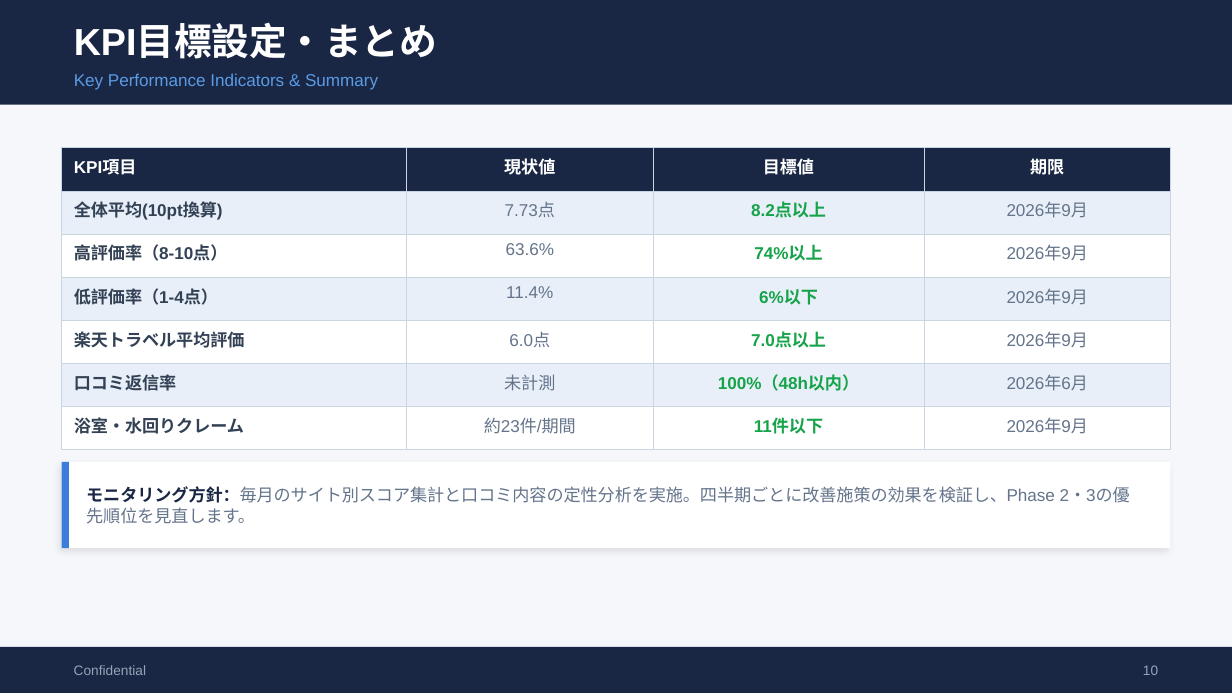
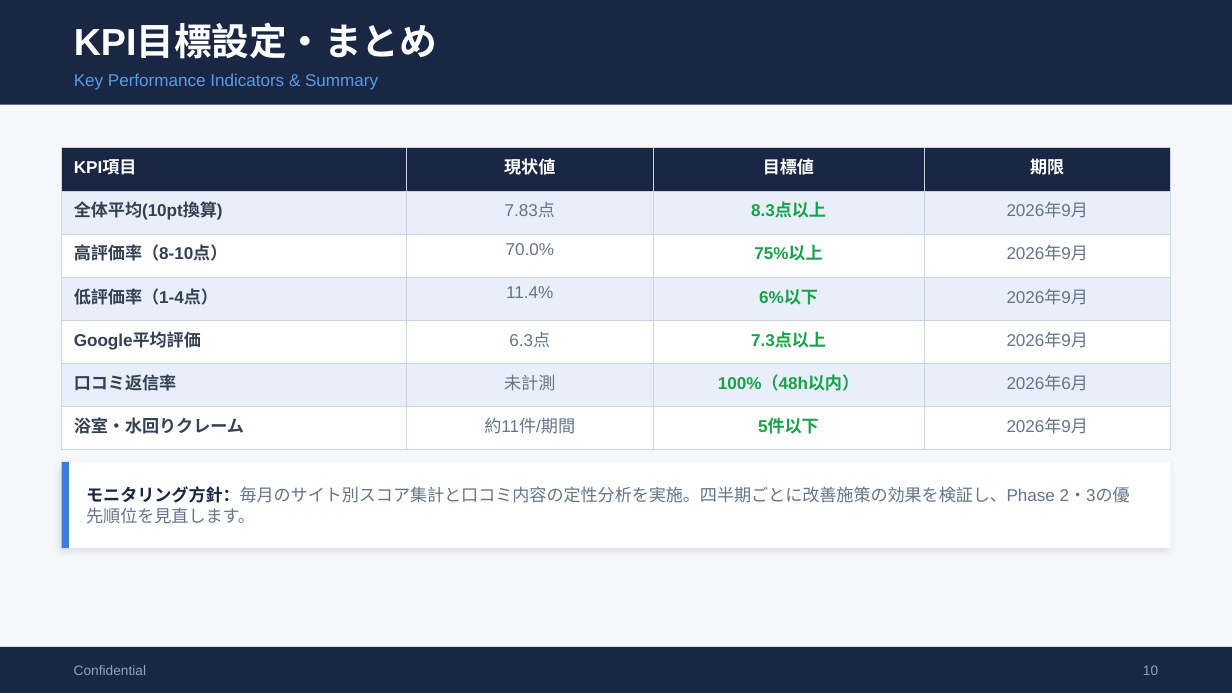
Before and after one commit to TAKAHASHIMITSUGU329/primechange-portal, a slide deck: slide 10 of 納品レポート/ホテル別レポート/comfort_hakata_口コミ分析レポート.pptx. Drawn at 1232x693 pixels with LibreOffice and Linux fonts; fonts in the diff are those of the drawing. Boxes give left, top, right and bottom in pixels: in the first picture for what was removed or moved away, otherwise in the second. Text is boxed around its words. In the diff, an @@ line names an element or a change of style, - is before the commit and + after.

```diff
--- a/納品レポート/ホテル別レポート/comfort_hakata_口コミ分析レポート.pptx
+++ b/納品レポート/ホテル別レポート/comfort_hakata_口コミ分析レポート.pptx
@@ table at (x1=62, y1=148, x2=1170, y2=438) @@
-row 2, column 2: 7.73点
+row 2, column 2: 7.83点
-row 2, column 3: 8.2点以上
+row 2, column 3: 8.3点以上
-row 3, column 2: 63.6%
+row 3, column 2: 70.0%
-row 3, column 3: 74%以上
+row 3, column 3: 75%以上
-row 5: 楽天トラベル平均評価 | 6.0点 | 7.0点以上 | 2026年9月
+row 5: Google平均評価 | 6.3点 | 7.3点以上 | 2026年9月
-row 7, column 2: 約23件/期間
+row 7, column 2: 約11件/期間
-row 7, column 3: 11件以下
+row 7, column 3: 5件以下
```
Also in this commit, not shown: 7 other slides changed, 37 other files.
